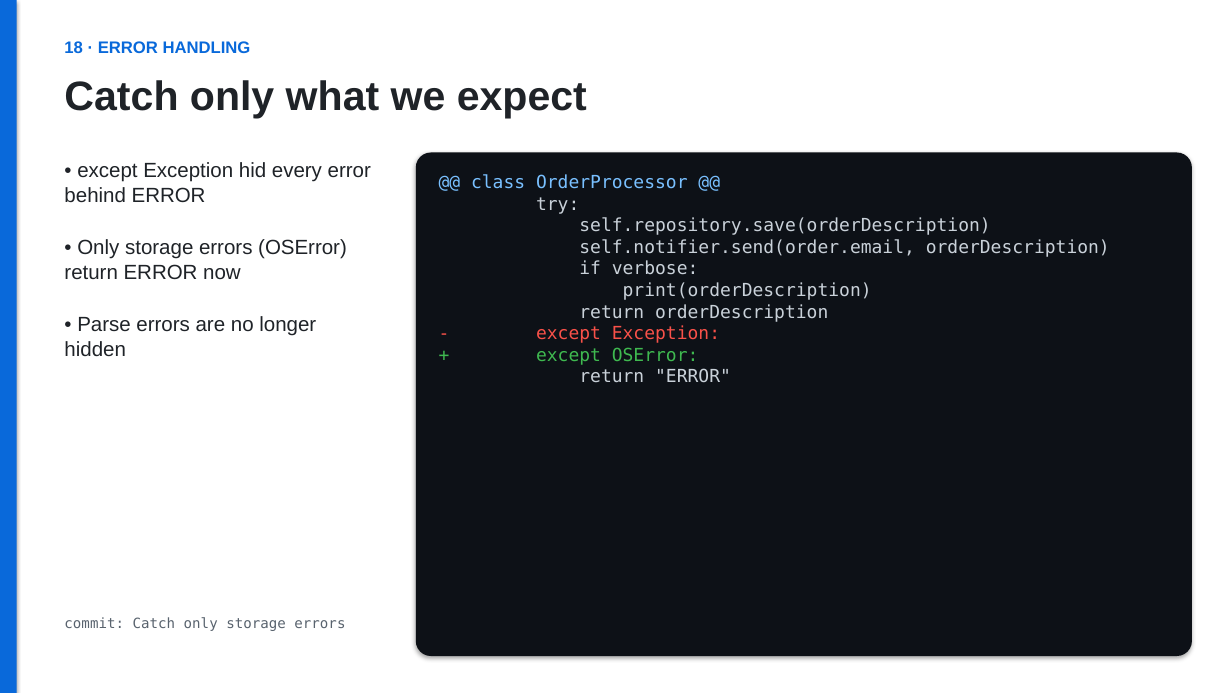
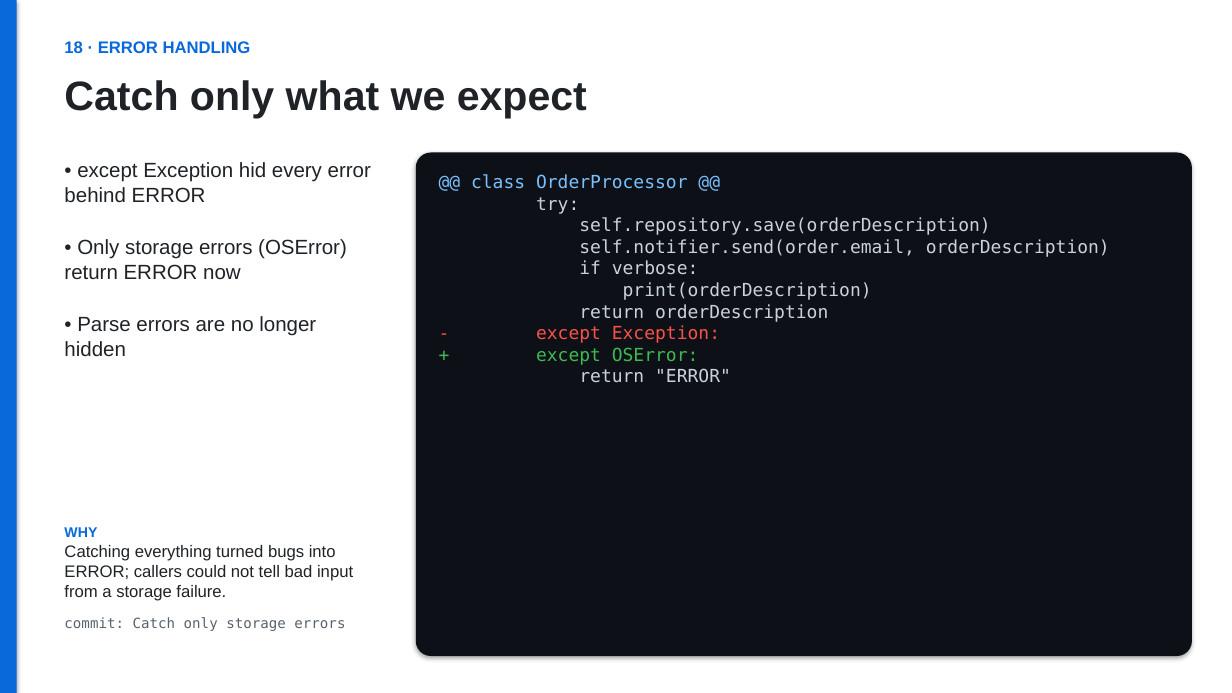
Before and after one commit to zielonyogor/clean-code-exercise, a slide deck: slide 22 of refactoring.pptx. Drawn at 1232x693 pixels with LibreOffice and Linux fonts; fonts in the diff are those of the drawing. Boxes give left, top, right and bottom in pixels: in the first picture for what was removed or moved away, otherwise in the second. Text is boxed around its words. In the diff, an @@ line names an element or a change of style, - is before the commit and + after.

```diff
--- a/refactoring.pptx
+++ b/refactoring.pptx
@@ text added at (64,527,353,601), 13 pt, text #1F2328 @@
+WHY
+Catching everything turned bugs into ERROR; callers could not tell bad input from a storage failure.
```
Also in this commit, not shown: 21 other slides changed.
